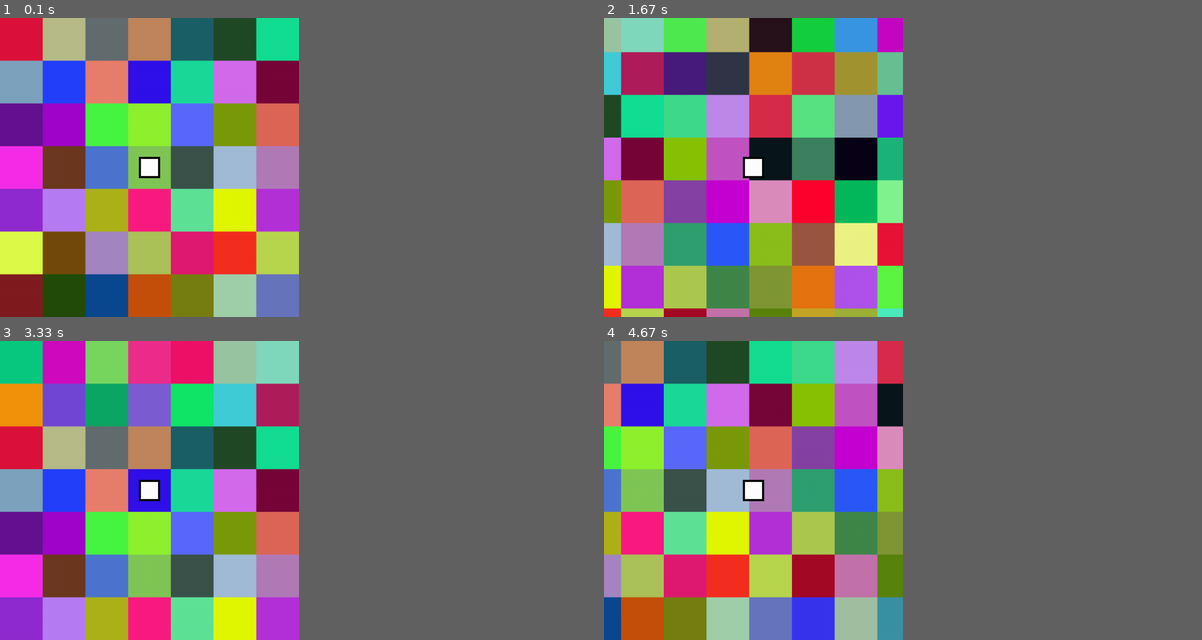
Above: before the commit, frames 1-4 (two rows, left to right).
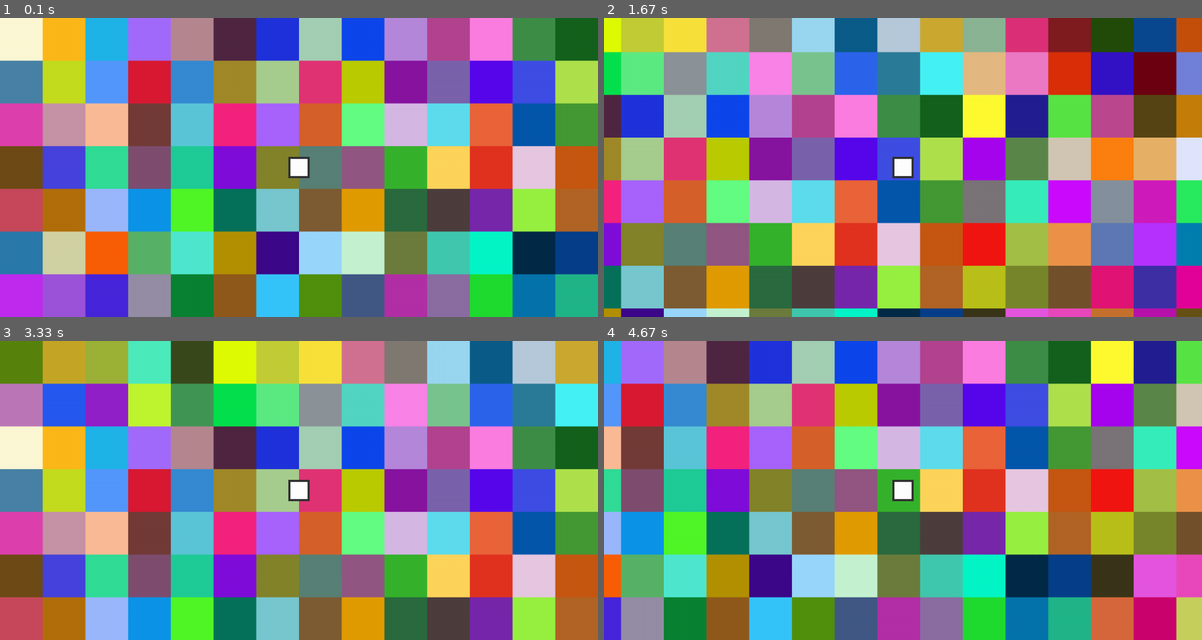
Above: after the commit, the same moments.

Repository: ZaChuChu/Pygame-Games
Game: pygame game, started from TileMap/main.py
Two runs of this game, one before a commit and one after it. Both use one fixed random seed, a clock stepped at 60 frames per second and the inputs below.
Inputs:
- Up to frame 1 (0.1 s): no input
- Up to frame 2 (1.67 s): hold Right 0.33-0.8 s; hold Up 0.83-1.13 s; hold Right 1.17-1.63 s
- Up to frame 3 (3.33 s): hold Left 1.67-2.2 s; hold Down 2.23-2.53 s; hold Left 2.57-2.97 s; hold Up from 3 s (still down)
- Up to frame 4 (4.67 s): release Up at 3.37 s; hold Right 3.4-4.03 s; hold Down 4.07-4.43 s; hold Left from 4.47 s (still down)
In our replay, the window is 450x450 before the commit and 900x450 after it. These sizes can differ from the game's own. Grey fills any space a smaller window leaves; there, only what the larger window draws over its background counts as a difference.

The runs differ from the first frame. In frame 1, 99% of the frame differs, in the area x 0-100%, y 0-100%; in frame 2, 99%; in frame 3, 98%; in frame 4, 99%.

Commit message:
Improved process of clearing out of range cells

Diff:
--- a/TileMap/main.py
+++ b/TileMap/main.py
@@ -9,13 +9,13 @@
 
     cellWidth = 100
     cellHeight = cellWidth
+    cols = 50
     rows = 25
-    cols = 25
     xMargin = cellWidth
     yMargin = cellHeight
 
-    screenWidth = 700
-    screenHeight = screenWidth
+    screenWidth = 1400
+    screenHeight = 700
     tilesObj = Tiles(rows, cols, cellWidth, cellHeight, xMargin, yMargin, screenWidth, screenHeight)
 
     pygame.init()
--- a/TileMap/player.py
+++ b/TileMap/player.py
@@ -1,4 +1,4 @@
-from pygame import Rect, draw
+from pygame import Rect, draw, Color
 
 class Player:
     def __init__(self, x, y, width, height, screenWidth, xOffset, maxX, screenHeight, yOffset, maxY, color):
@@ -21,6 +21,7 @@
         self.setRectXPos()
         self.setRectYPos()
         self.color = color
+        self.borderColor = Color(50, 50, 50)
 
     def setConstraints(self):
         self.centerScreenX = (self.screenWidth - self.width) // 2
@@ -80,4 +81,4 @@
 
     def draw(self, screen):
          draw.rect(screen, self.color , self.rect)
-         draw.rect(screen, "black", self.rect, 5)
+         draw.rect(screen, self.borderColor, self.rect, 5)
--- a/TileMap/tiles.py
+++ b/TileMap/tiles.py
@@ -15,12 +15,12 @@
         self.totalHeight = rows * cellHeight
         self.screenWidth = screenWidth
         self.screenHeight = screenHeight
-        self.tileColors = [[Color(random.randint(0,255), random.randint(0,255), random.randint(0,255)) for col in range(cols)] for row in range(rows)]
-        self.tiles = [[Tile(Rect(0, 0, cellWidth, cellHeight), self.tileColors[row][col]) for col in range(cols)] for row in range(rows)]
+        self.tiles = [[Tile(Rect(0, 0, cellWidth, cellHeight), Color(random.randint(0,255), random.randint(0,255), random.randint(0,255))) for col in range(cols)] for row in range(rows)]
+        # self.tiles = [[Tile(Rect(0, 0, cellWidth, cellHeight), "black" if (col + row) % 2 else "white") for col in range(cols)] for row in range(rows)]
         self.prevRowStart = 0
-        self.prevRowEnd = 0
+        self.prevRowEnd = rows - 1
         self.prevColStart = 0
-        self.prevColEnd = 0
+        self.prevColEnd = cols - 1
 
     def setTiles(self, screenLeft, screenTop, screenRight, screenBottom):
         tilesColStart = max((screenLeft - self.xOffset) // self.cellWidth, 0)
@@ -35,15 +35,21 @@
                 self.tiles[row][col].rect.y = row * self.cellHeight + self.yOffset - screenTop
                 self.tiles[row][col].display = True
 
-        for rowRange in [range(0, tilesRowStart), range(tilesRowEnd + 1, self.rows)]:
+        for rowRange in [range(self.prevRowStart, tilesRowStart), range(tilesRowEnd + 1, self.prevRowEnd + 1)]:
             for row in rowRange:
-                for col in range(self.cols):
+                for col in range(self.prevColStart, self.prevColEnd + 1):
                     self.tiles[row][col].display = False
 
-        for colRange in [range(0, tilesColStart), range(tilesColEnd + 1, self.cols)]:
+        for colRange in [range(self.prevColStart, tilesColStart), range(tilesColEnd + 1, self.prevColEnd + 1)]:
             for col in colRange:
-                for row in range(self.rows):
+                for row in range(self.prevRowStart, self.prevRowEnd + 1):
                     self.tiles[row][col].display = False
+
+        self.prevRowStart = tilesRowStart
+        self.prevRowEnd = tilesRowEnd
+        self.prevColStart = tilesColStart
+        self.prevColEnd = tilesColEnd
+
 
     def draw(self, screen):
         for row in self.tiles:
